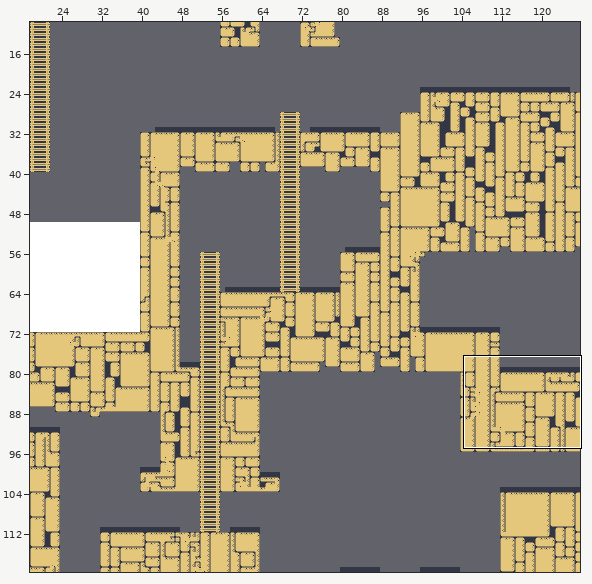
Two states of a Tiled map, scratch/west.tmx. The first picture is a wide view before the edit; the outline marks the close-up.
Close-up. Before the commit:
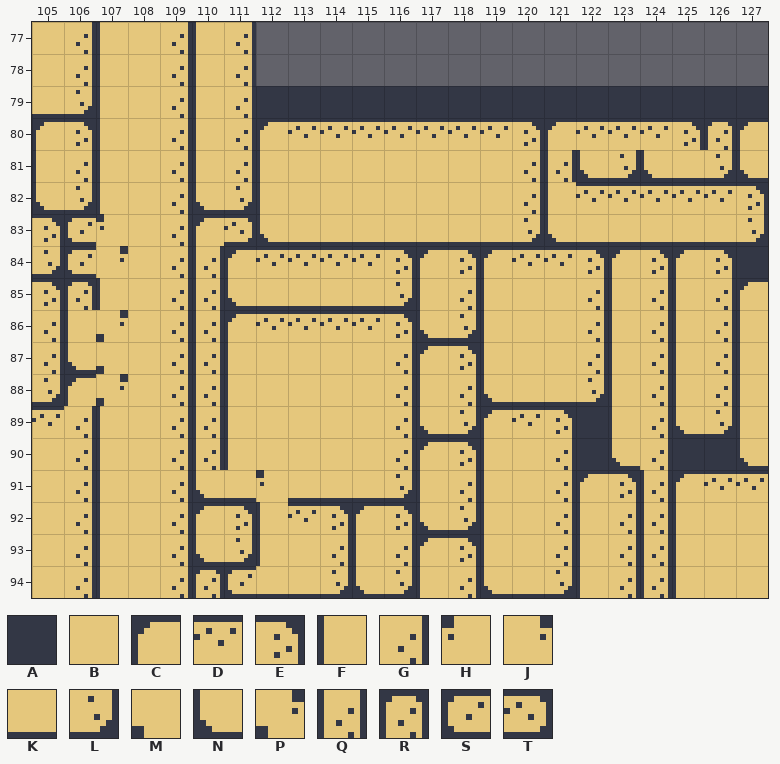
Cells are 8x8 px. Shown: x 105..127, y 77..94. The commit also changed other parts of the map, which this record leaves out.
Key: from "tiles": A 1, B 2, C 8, D 9, E 10, F 11, G 12, H 13, J 14, K 15, L 16, M 17, N 18, P 21, Q 22, R 25, S 26, T 27.
_ is an empty cell.
Layer "Tile Layer 1" before, first column x 105:
77 BGFBGFG________________
78 BGFBGFG________________
79 KLFBGFGAAAAAAAAAAAAAAAA
80 CEFBGFGCDDDDDDDECDDDERC
81 FGFBGFGFBBBBBBBGQNLNKLN
82 NLFBGNLFBBBBBBBGFDDDDDE
83 ESHBGCTNKKKKKKKLNKKKKKL
84 LSJBGQCDDDDECECDDECECEA
85 ERFBGQNKKKKLFGFBBGFGFGC
86 GFPBGQCDDDDENLFBBGFGFGF
87 GNMBGQFBBBBGCEFBBGFGFGF
88 LCPBGQFBBBBGFGNKKLFGFGF
89 DGFBGQFBBBBGNLCDEAFGNLF
90 BGFBGQFBBBBGCEFBGANGAAN
91 BGFBGNKHKKKLFGFBGCEQCDD
92 BGFBGCEFDECENLFBGFGQFBB
93 BGFBGNLFBGFGCEFBGFGQFBB
94 BGFBGRSKKLNLFGNKLFGQFBB
After the commit:
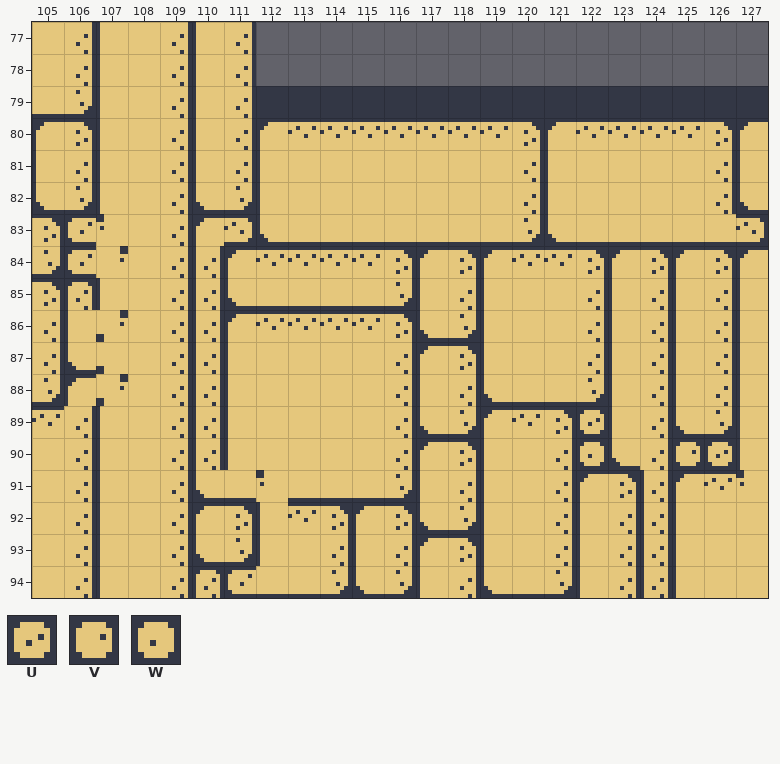
Further tiles: from "tiles": U 28, V 29, W 30.
Difference:
Layer "Tile Layer 1":
Tile D becomes tile B in row 82 at x 122 to 125.
Tile K becomes tile B in row 81 at x 125.
Tile L becomes tile B in row 81 at x 123.
Tile N becomes tile B in row 81 at x 122 and 124.
Tile A becomes tile C in row 84 at x 127.
Tile E becomes tile D in row 80 at x 125.
Tile R becomes tile E in row 80 at x 126.
Tile C becomes tile F in row 85 at x 127.
Tile N becomes tile F in row 81 at x 127; in row 90 at x 127.
Tile Q becomes tile F in row 81 at x 121.
Tile D becomes tile G in row 82 at x 126.
Tile L becomes tile G in row 81 at x 126.
Tile D becomes tile H in row 91 at x 127.
Tile E becomes tile N in row 82 at x 127.
Tile L becomes tile T in row 83 at x 127.
Tile A becomes tile U in row 89 at x 122; in row 90 at x 126.
Tile A becomes tile V in row 90 at x 125.
Tile A becomes tile W in row 90 at x 122.
Changed places in both close-ups, as pixel boxes (x1, y1, x2, y2):
changed: (556, 122, 768, 290)
changed: (580, 410, 604, 466)
changed: (676, 442, 768, 490)
